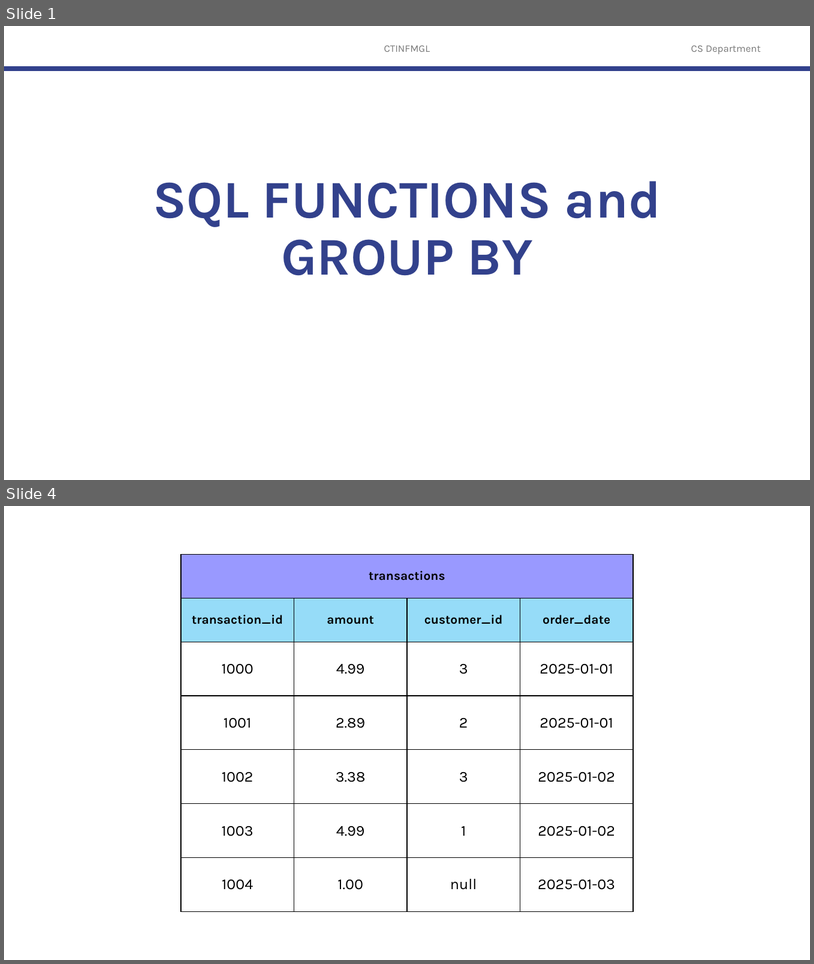
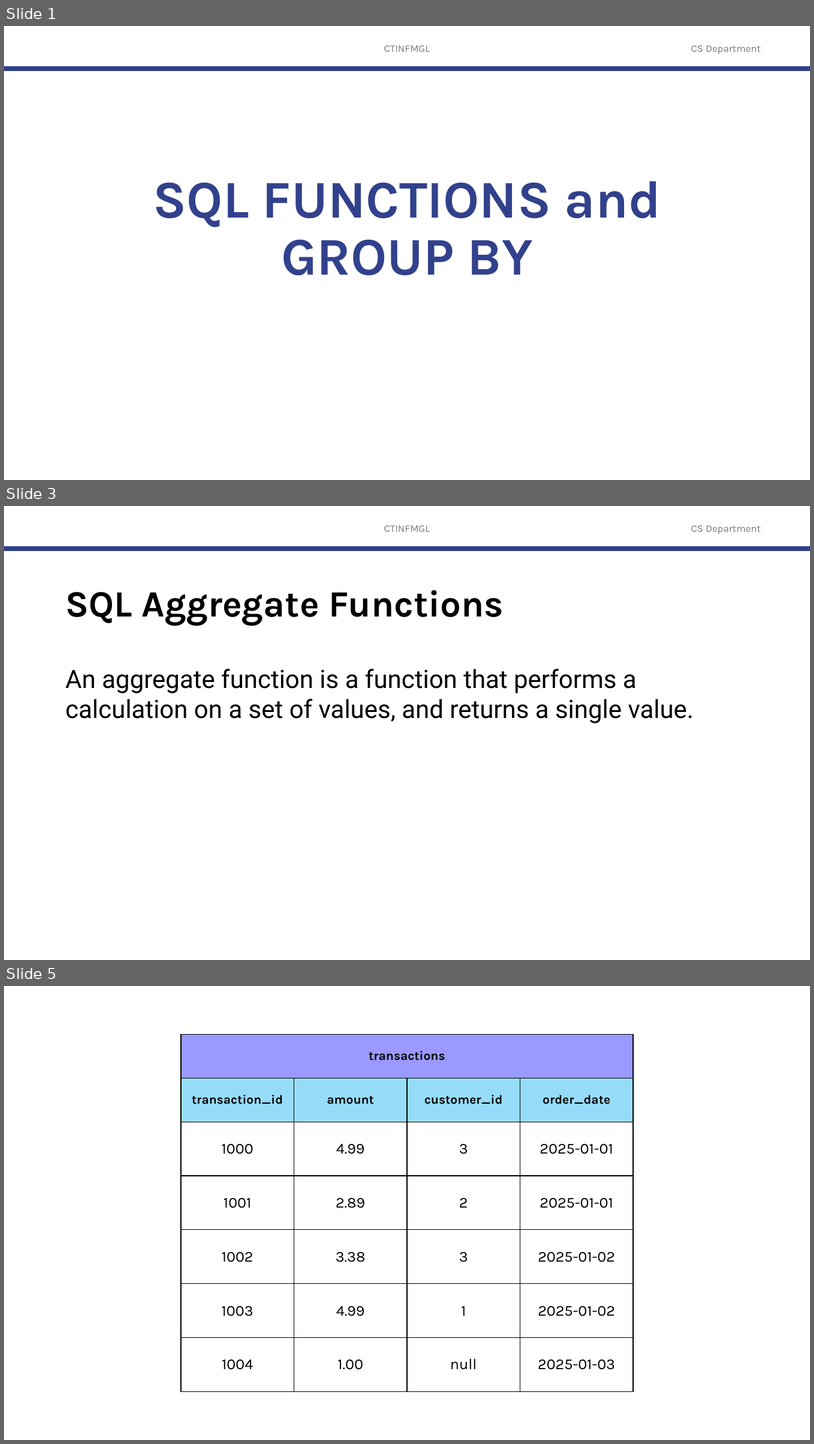
Before and after one commit to robitussin/CTINFMGL, a slide deck: 07 - Introduction to SQL/SQL Functions and GROUP BY.pptx. Shown one above the other, each under a label of ours: slides 1 and 4 before the commit, slides 1, 3 and 5 after it; the slides between them are not shown. The pictures are 814x964 and 814x1444 pixels, drawn with LibreOffice and Linux fonts; fonts in the diff are those of the drawing; background and template pictures are left out. Boxes give left, top, right and bottom in pixels: in the first picture for what was removed or moved away, otherwise in the second. Text is boxed around its words. In the diff, an @@ line names an element or a change of style, - is before the commit and + after.

```diff
--- a/07 - Introduction to SQL/SQL Functions and GROUP BY.pptx
+++ b/07 - Introduction to SQL/SQL Functions and GROUP BY.pptx
@@ slide 3 added at [4, 506, 810, 960], background #FFFFFF; not listed: 3 template elements that a slide beside it also shows @@
@@ title added at [65, 590, 504, 625], 44 pt, text #000000, bold @@
+SQL Aggregate Functions
@@ text added at [65, 669, 694, 723], 30 pt, text #000000 @@
+An aggregate function is a function that performs a calculation on a set of values, and returns a single value.
@@ what was slide 4 is now slide 5 @@
```
Also in this commit, not shown: 1 slide changed, 2 other slides added, 1 slide removed.
